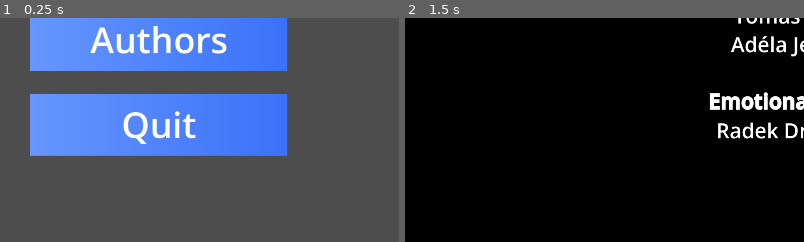
Above: before the commit, frames 1-2 (left to right).
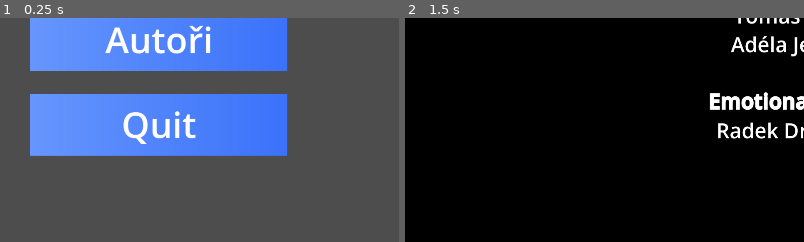
Above: after the commit, the same moments.

Repository: buficek7/GameJamBrno2024
Game: Godot game, scene res://scenes/Menu.tscn
The game is run twice, just before and just after one commit, with the same random seed, the same clock (stepped at 60 frames per second) and the same inputs.
Inputs (mouse positions are % of the whole screen's width and height, from its top left):
- Up to frame 1 (0.25 s): no input
- Up to frame 2 (1.5 s): click "Authors" (after the commit: "Autoři") at 0.5 s; tap Enter at 1.25 s; move the mouse to (72, 45) at 1.27 s; hold I (Inspect) from 1.28 s (still down)
The pictures show only the part of the screen within x 0-50%, y 32-82%; the shares and areas given below are measured in that part.

The runs differ from the first frame. In frame 1, 2.1% of the frame differs, in the area x 22-57%, y 3-17%; in frame 2, nothing differs.

Commit message:
Added ing desc

Diff:
--- a/scenes/Menu.tscn
+++ b/scenes/Menu.tscn
@@ -51,7 +51,7 @@
 layout_mode = 0
 offset_right = 621.0
 offset_bottom = 147.0
-text = "Authors"
+text = "Autoři"
 label_settings = SubResource("LabelSettings_vsnv0")
 horizontal_alignment = 1
 vertical_alignment = 1
--- a/scenes/Test Scene.tscn
+++ b/scenes/Test Scene.tscn
@@ -20,11 +20,11 @@
 [ext_resource type="Texture2D" uid="uid://bo70ixivdaur0" path="res://art/citrus.png" id="17_e4fuw"]
 [ext_resource type="Texture2D" uid="uid://c4gtg38ms3rbs" path="res://art/berries.png" id="18_ccxdd"]
 [ext_resource type="Texture2D" uid="uid://do6j1q7ulefpw" path="res://art/lavender.png" id="19_j3xmy"]
+[ext_resource type="Script" path="res://scripts/IngDesc.gd" id="20_1fjtv"]
 [ext_resource type="Texture2D" uid="uid://dvaknc3oqk50" path="res://art/honey.png" id="20_tuyn0"]
 [ext_resource type="Texture2D" uid="uid://bi1rds8aiir2" path="res://art/shugar.png" id="21_755hg"]
 [ext_resource type="Script" path="res://scripts/EndGame.gd" id="23_u0dfi"]
 [ext_resource type="Script" path="res://scripts/QuitGame.gd" id="24_86rip"]
-[ext_resource type="Texture2D" uid="uid://bd2illvaa1twi" path="res://art/fail.png" id="25_ror2l"]
 [ext_resource type="Script" path="res://scripts/DoneDrink.gd" id="26_xk06i"]
 
 [sub_resource type="Gradient" id="Gradient_msppg"]
@@ -377,6 +377,24 @@
 scale = Vector2(0.975, 0.975)
 texture = ExtResource("10_352m3")
 
+[node name="IngDesc" type="ColorRect" parent="cherry"]
+visible = false
+offset_left = -59.0
+offset_top = 76.0
+offset_right = 62.0
+offset_bottom = 116.0
+color = Color(0, 0, 0, 0.541176)
+script = ExtResource("20_1fjtv")
+
+[node name="Label" type="Label" parent="cherry/IngDesc"]
+layout_mode = 0
+offset_left = 15.0
+offset_top = 8.0
+offset_right = 110.0
+offset_bottom = 31.0
+text = "Shugar"
+horizontal_alignment = 1
+
 [node name="herbal" type="Area2D" parent="." node_paths=PackedStringArray("drinkDish")]
 position = Vector2(-528, -420)
 script = ExtResource("1_nhgtr")
@@ -391,6 +409,24 @@
 scale = Vector2(0.975, 0.975)
 texture = ExtResource("11_m1vkb")
 
+[node name="IngDesc" type="ColorRect" parent="herbal"]
+visible = false
+offset_left = -60.0
+offset_top = 75.0
+offset_right = 61.0
+offset_bottom = 115.0
+color = Color(0, 0, 0, 0.541176)
+script = ExtResource("20_1fjtv")
+
+[node name="Label" type="Label" parent="herbal/IngDesc"]
+layout_mode = 0
+offset_left = 15.0
+offset_top = 8.0
+offset_right = 110.0
+offset_bottom = 31.0
+text = "Shugar"
+horizontal_alignment = 1
+
 [node name="vanilla" type="Area2D" parent="." node_paths=PackedStringArray("drinkDish")]
 position = Vector2(-280, -416)
 script = ExtResource("1_nhgtr")
@@ -405,6 +441,24 @@
 scale = Vector2(0.975, 0.975)
 texture = ExtResource("12_b5asy")
 
+[node name="IngDesc" type="ColorRect" parent="vanilla"]
+visible = false
+offset_left = -60.0
+offset_top = 74.0
+offset_right = 61.0
+offset_bottom = 114.0
+color = Color(0, 0, 0, 0.541176)
+script = ExtResource("20_1fjtv")
+
+[node name="Label" type="Label" parent="vanilla/IngDesc"]
+layout_mode = 0
+offset_left = 15.0
+offset_top = 8.0
+offset_right = 110.0
+offset_bottom = 31.0
+text = "Shugar"
+horizontal_alignment = 1
+
 [node name="basil" type="Area2D" parent="." node_paths=PackedStringArray("drinkDish")]
 position = Vector2(-47, -401)
 script = ExtResource("1_nhgtr")
@@ -419,6 +473,24 @@
 scale = Vector2(0.975, 0.975)
 texture = ExtResource("13_flgw5")
 
+[node name="IngDesc" type="ColorRect" parent="basil"]
+visible = false
+offset_left = -70.0
+offset_top = 62.0
+offset_right = 51.0
+offset_bottom = 102.0
+color = Color(0, 0, 0, 0.541176)
+script = ExtResource("20_1fjtv")
+
+[node name="Label" type="Label" parent="basil/IngDesc"]
+layout_mode = 0
+offset_left = 15.0
+offset_top = 8.0
+offset_right = 110.0
+offset_bottom = 31.0
+text = "Shugar"
+horizontal_alignment = 1
+
 [node name="tequilla" type="Area2D" parent="." node_paths=PackedStringArray("drinkDish")]
 position = Vector2(-672, -134)
 script = ExtResource("1_nhgtr")
@@ -433,6 +505,24 @@
 scale = Vector2(0.997778, 1.06444)
 texture = ExtResource("14_6d8x1")
 
+[node name="IngDesc" type="ColorRect" parent="tequilla"]
+visible = false
+offset_left = -60.0
+offset_top = 85.0
+offset_right = 61.0
+offset_bottom = 125.0
+color = Color(0, 0, 0, 0.541176)
+script = ExtResource("20_1fjtv")
+
+[node name="Label" type="Label" parent="tequilla/IngDesc"]
+layout_mode = 0
+offset_left = 15.0
+offset_top = 8.0
+offset_right = 110.0
+offset_bottom = 31.0
+text = "Shugar"
+horizontal_alignment = 1
+
 [node name="rum" type="Area2D" parent="." node_paths=PackedStringArray("drinkDish")]
 position = Vector2(-399, -128)
 script = ExtResource("1_nhgtr")
@@ -447,6 +537,24 @@
 scale = Vector2(0.997778, 1.06444)
 texture = ExtResource("15_befe1")
 
+[node name="IngDesc" type="ColorRect" parent="rum"]
+visible = false
+offset_left = -61.0
+offset_top = 84.0
+offset_right = 60.0
+offset_bottom = 124.0
+color = Color(0, 0, 0, 0.541176)
+script = ExtResource("20_1fjtv")
+
+[node name="Label" type="Label" parent="rum/IngDesc"]
+layout_mode = 0
+offset_left = 15.0
+offset_top = 8.0
+offset_right = 110.0
+offset_bottom = 31.0
+text = "Shugar"
+horizontal_alignment = 1
+
 [node name="vodka" type="Area2D" parent="." node_paths=PackedStringArray("drinkDish")]
 position = Vector2(-106, -123)
 script = ExtResource("1_nhgtr")
@@ -461,6 +569,24 @@
 scale = Vector2(0.997778, 1.06444)
 texture = ExtResource("16_l20wa")
 
+[node name="IngDesc" type="ColorRect" parent="vodka"]
+visible = false
+offset_left = -59.0
+offset_top = 84.0
+offset_right = 62.0
+offset_bottom = 124.0
+color = Color(0, 0, 0, 0.541176)
+script = ExtResource("20_1fjtv")
+
+[node name="Label" type="Label" parent="vodka/IngDesc"]
+layout_mode = 0
+offset_left = 15.0
+offset_top = 8.0
+offset_right = 110.0
+offset_bottom = 31.0
+text = "Shugar"
+horizontal_alignment = 1
+
 [node name="citrus" type="Area2D" parent="." node_paths=PackedStringArray("drinkDish")]
 position = Vector2(-852, 277)
 script = ExtResource("1_nhgtr")
@@ -475,6 +601,24 @@
 scale = Vector2(0.997778, 1.06444)
 texture = ExtResource("17_e4fuw")
 
+[node name="IngDesc" type="ColorRect" parent="citrus"]
+visible = false
+offset_left = -58.0
+offset_top = 66.0
+offset_right = 63.0
+offset_bottom = 106.0
+color = Color(0, 0, 0, 0.541176)
+script = ExtResource("20_1fjtv")
+
+[node name="Label" type="Label" parent="citrus/IngDesc"]
+layout_mode = 0
+offset_left = 15.0
+offset_top = 8.0
+offset_right = 110.0
+offset_bottom = 31.0
+text = "Shugar"
+horizontal_alignment = 1
+
 [node name="berries" type="Area2D" parent="." node_paths=PackedStringArray("drinkDish")]
 position = Vector2(-627, 261)
 script = ExtResource("1_nhgtr")
@@ -489,6 +633,24 @@
 scale = Vector2(0.997778, 1.06444)
 texture = ExtResource("18_ccxdd")
 
+[node name="IngDesc" type="ColorRect" parent="berries"]
+visible = false
+offset_left = -47.0
+offset_top = 40.0
+offset_right = 74.0
+offset_bottom = 80.0
+color = Color(0, 0, 0, 0.541176)
+script = ExtResource("20_1fjtv")
+
+[node name="Label" type="Label" parent="berries/IngDesc"]
+layout_mode = 0
+offset_left = 15.0
+offset_top = 8.0
+offset_right = 110.0
+offset_bottom = 31.0
+text = "Shugar"
+horizontal_alignment = 1
+
 [node name="lavender" type="Area2D" parent="." node_paths=PackedStringArray("drinkDish")]
 position = Vector2(-378, 146)
 script = ExtResource("1_nhgtr")
@@ -503,6 +665,24 @@
 scale = Vector2(0.997778, 1.06444)
 texture = ExtResource("19_j3xmy")
 
+[node name="IngDesc" type="ColorRect" parent="lavender"]
+visible = false
+offset_left = -43.0
+offset_top = 100.0
+offset_right = 78.0
+offset_bottom = 140.0
+color = Color(0, 0, 0, 0.541176)
+script = ExtResource("20_1fjtv")
+
+[node name="Label" type="Label" parent="lavender/IngDesc"]
+layout_mode = 0
+offset_left = 15.0
+offset_top = 8.0
+offset_right = 110.0
+offset_bottom = 31.0
+text = "Shugar"
+horizontal_alignment = 1
+
 [node name="honey" type="Area2D" parent="." node_paths=PackedStringArray("drinkDish")]
 position = Vector2(-258, 147)
 script = ExtResource("1_nhgtr")
@@ -517,6 +697,24 @@
 scale = Vector2(0.997778, 1.06444)
 texture = ExtResource("20_tuyn0")
 
+[node name="IngDesc" type="ColorRect" parent="honey"]
+visible = false
+offset_left = -43.0
+offset_top = 100.0
+offset_right = 78.0
+offset_bottom = 140.0
+color = Color(0, 0, 0, 0.541176)
+script = ExtResource("20_1fjtv")
+
+[node name="Label" type="Label" parent="honey/IngDesc"]
+layout_mode = 0
+offset_left = 15.0
+offset_top = 8.0
+offset_right = 110.0
+offset_bottom = 31.0
+text = "Shugar"
+horizontal_alignment = 1
+
 [node name="shugar" type="Area2D" parent="." node_paths=PackedStringArray("drinkDish")]
 position = Vector2(-141, 146)
 script = ExtResource("1_nhgtr")
@@ -531,10 +729,27 @@
 scale = Vector2(0.997778, 1.06444)
 texture = ExtResource("21_755hg")
 
+[node name="IngDesc" type="ColorRect" parent="shugar"]
+visible = false
+offset_left = -43.0
+offset_top = 100.0
+offset_right = 78.0
+offset_bottom = 140.0
+color = Color(0, 0, 0, 0.541176)
+script = ExtResource("20_1fjtv")
+
+[node name="Label" type="Label" parent="shugar/IngDesc"]
+layout_mode = 0
+offset_left = 15.0
+offset_top = 8.0
+offset_right = 110.0
+offset_bottom = 31.0
+text = "Shugar"
+horizontal_alignment = 1
+
 [node name="DoneDrink" type="Sprite2D" parent="."]
 visible = false
 position = Vector2(-198, 182)
-texture = ExtResource("25_ror2l")
 script = ExtResource("26_xk06i")
 
 [node name="TextureButton" type="TextureButton" parent="."]
--- a/scripts/DoneDrink.gd
+++ b/scripts/DoneDrink.gd
@@ -2,8 +2,8 @@
 extends Sprite2D
 const path = "res://art/%s.png"
 
-func change_picture(name: String):
+func change_picture(new_name: String):
 	visible = true
-	texture = load(path % name)
+	texture = load(path % new_name)
 	await get_tree().create_timer(2).timeout
 	visible = false
--- /dev/null
+++ b/scripts/IngDesc.gd
@@ -0,0 +1,11 @@
+class_name IngDesc
+extends ColorRect
+@onready var label : Label = $Label
+
+func show_tex(string : String):
+	label.text = string
+	visible = true
+
+func unshow_text():
+	label.text = ""
+	visible = false
--- a/scripts/Ingredient.gd
+++ b/scripts/Ingredient.gd
@@ -6,6 +6,7 @@
 var OverDish : bool = false
 @onready var Sprite = $Sprite2D
 @onready var parent = $"../../Node2D"
+@onready var ingDesc : IngDesc = $IngDesc
 @export_category("Base")
 @export var Ingredient_Name : String
 @export var drinkDish : Dish
@@ -38,7 +39,13 @@
 		drinkDish.addIngredient(Ingredient_Name)
 
 func _mouse_enter():
+	if parent.playing_anim or parent.endGame:
+		return
+	ingDesc.show_tex(name.to_upper())
 	mouse_hover = true
 
 func _mouse_exit():
+	if parent.playing_anim or parent.endGame:
+		return
+	ingDesc.unshow_text()
 	mouse_hover = false
